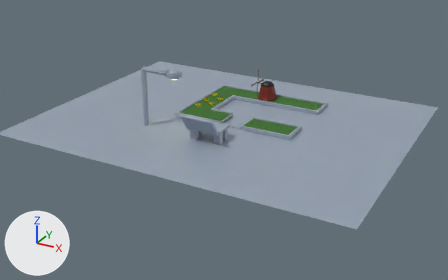
Renders of the Blender file minigolf/minigolf_hole2.blend from each side of a commit.
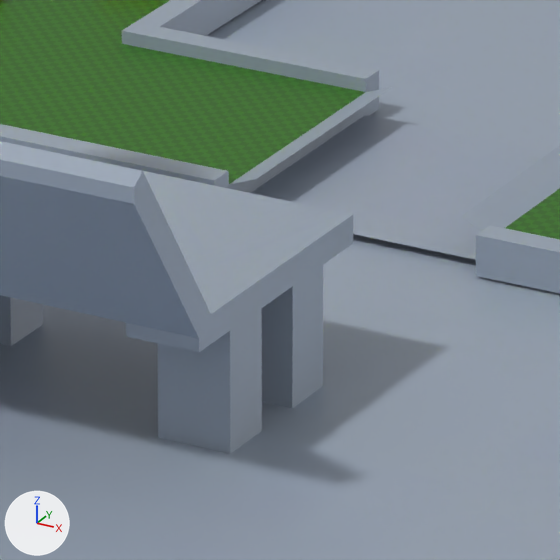
Each version appears first whole from a 50 mm lens placed at (19.81, -41.82, 19.0), pointed at (-2.61, -1.05, -1.38), and next in a close-up on the part from 45% to 55% of the width and 38% to 55% of the height. Arrows for +X, +Y and +Z are at lower left; the lights stay in place.

Names of what the first close-up shows: 'Background', 'Ground', 'Hole', 'Ramps', 'Sides', 'Top'.
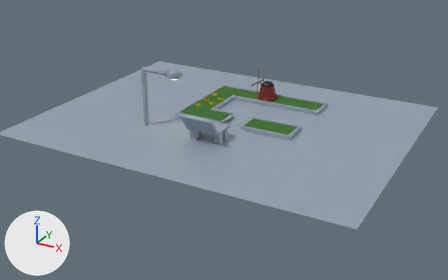
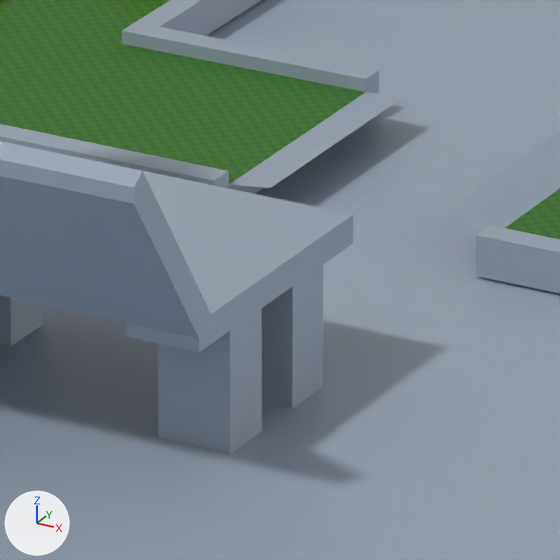
Location of each change, (x1, y1, x2, y2) in pixels of the close-ups (560 x 560 px; the box of a moved part takes in the faces that stretch with it):
'Top', reshaped
    before: (0, 0, 560, 260)
    after: (0, 0, 560, 252)
'Ramps', reshaped
    before: (230, 87, 560, 231)
    after: (229, 92, 560, 232)
part 1 of me_ramps, moved or reshaped
    before: (230, 87, 392, 184)
    after: (229, 92, 406, 188)
part 2 of me_top, deleted
    before: (251, 115, 550, 260)

The change, as a list of edits to the scene's bpy script:
```text
Change me_ramps:
    where me_ramps.from_pydata(...)  # 38 vertices, 2 faces; spans x -3.03..-1.0, y -1.04..1.05, z 0.1..0.2
    used by ob_ramps; location = (0.0, 0.0, 0.0)
    me_ramps part 1
    me_ramps.vertices[6].co: (-2.79, -1.04, 0.2) -> (-2.68, -1.04, 0.16)  # pixel (256, 179) -> pixel (270, 188)
    me_ramps.vertices[7].co: (-2.79, 0.96, 0.2) -> (-2.68, 0.96, 0.16)  # pixel (392, 86) -> pixel (406, 95)
Change me_top:
    where me_top.from_pydata(...)  # 47 vertices, 19 faces; spans x -7.23..3.2, y -1.2..7.21, z -0.06..0.2
    used by ob_top; location = (0.0, 0.0, 0.0)
    me_top part 2: the loose piece of 4 vertices spanning x -3.02..-1.02, y -1.02..0.98, z -0.06 is deleted
```
